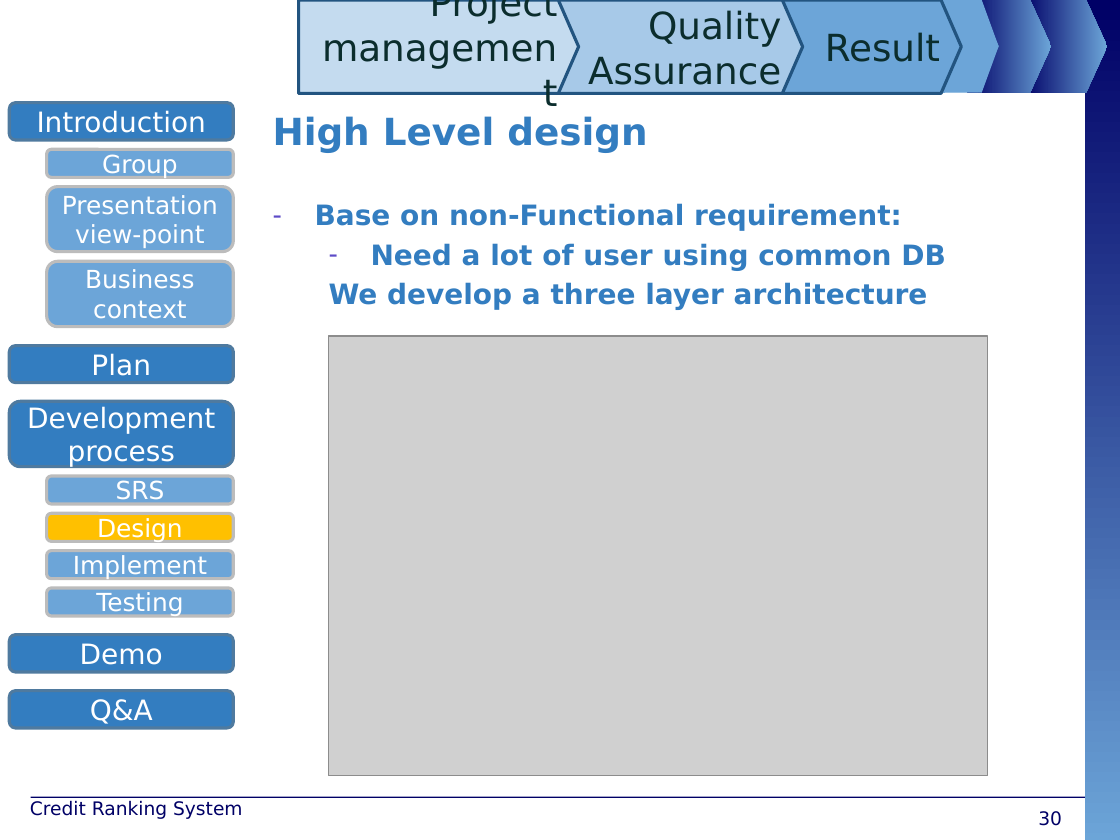
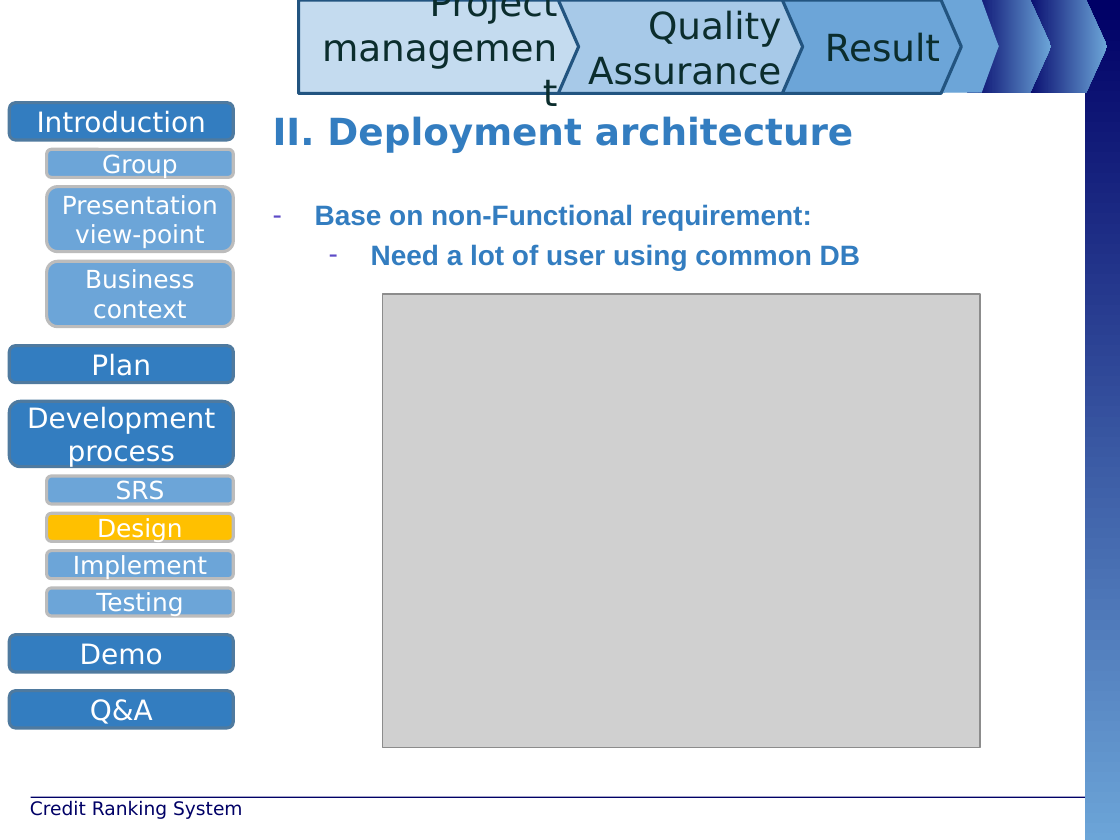
Before and after one commit to maily89/fbdm, a slide deck: slide 30 of Deliverables/FBD - slide.pptx. Drawn at 1120x840 pixels with LibreOffice and Linux fonts; fonts in the diff are those of the drawing; grey boxes stand for pictures; background and template pictures are left out. Boxes give left, top, right and bottom in pixels: in the first picture for what was removed or moved away, otherwise in the second. Text is boxed around its words. In the diff, an @@ line names an element or a change of style, - is before the commit and + after.

```diff
--- a/Deliverables/FBD - slide.pptx
+++ b/Deliverables/FBD - slide.pptx
@@ text at <box>273,116,853,153</box>: text changed @@
-High Level design
+II. Deployment architecture
@@ text at <box>315,204,860,270</box>: font DejaVu Sans to Arial in "Base on non-Functional requirement:", "Need a lot of user using common ..." @@
@@ text at <box>329,282,928,310</box>: paragraph removed @@
-  We develop a three layer architecture
@@ picture: place and size @@
-picture at <box>328,336,988,776</box>
+picture at <box>383,293,980,747</box>
@@ page number removed at <box>1038,811,1062,826</box> @@
-30
```
Also in this commit, not shown: 44 other slides changed, 1 slide added, 1 slide removed.
